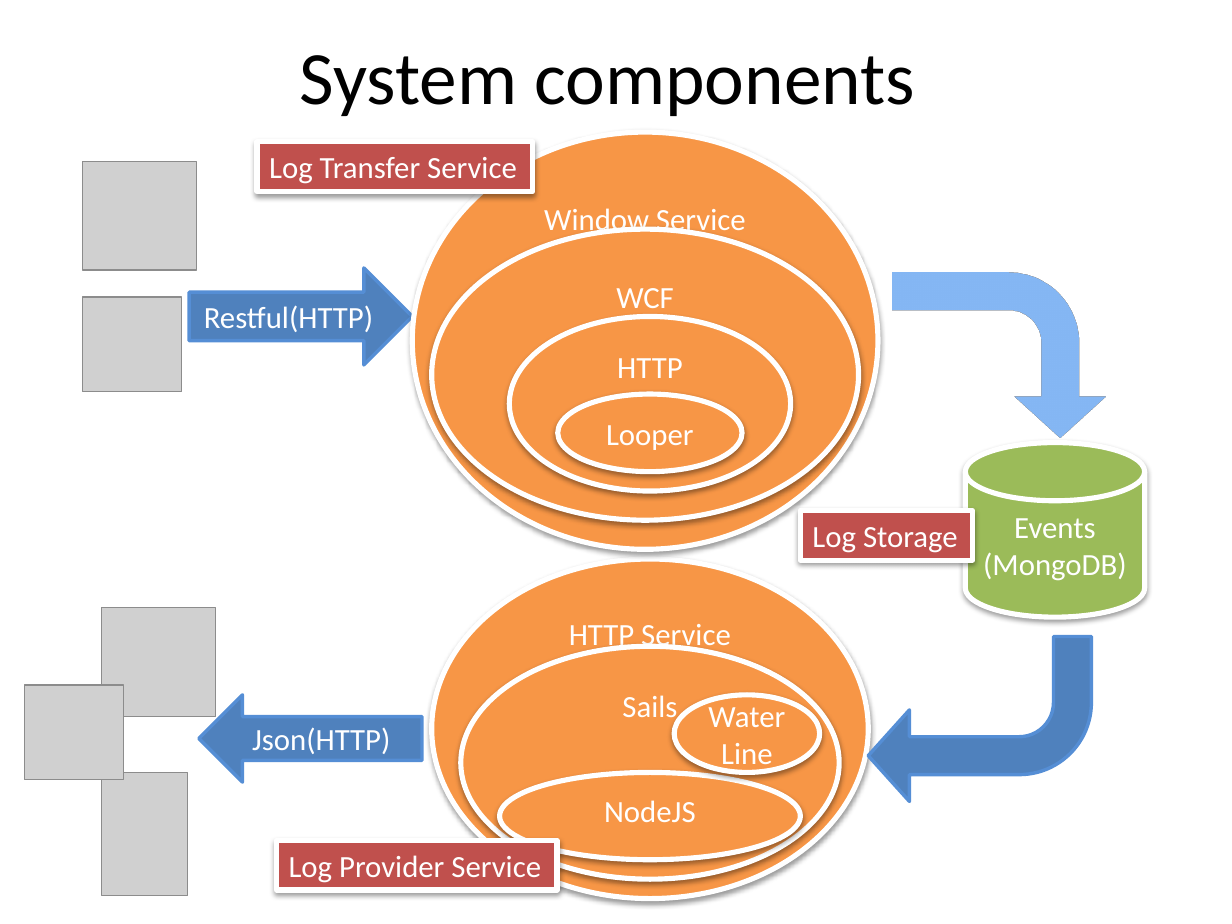
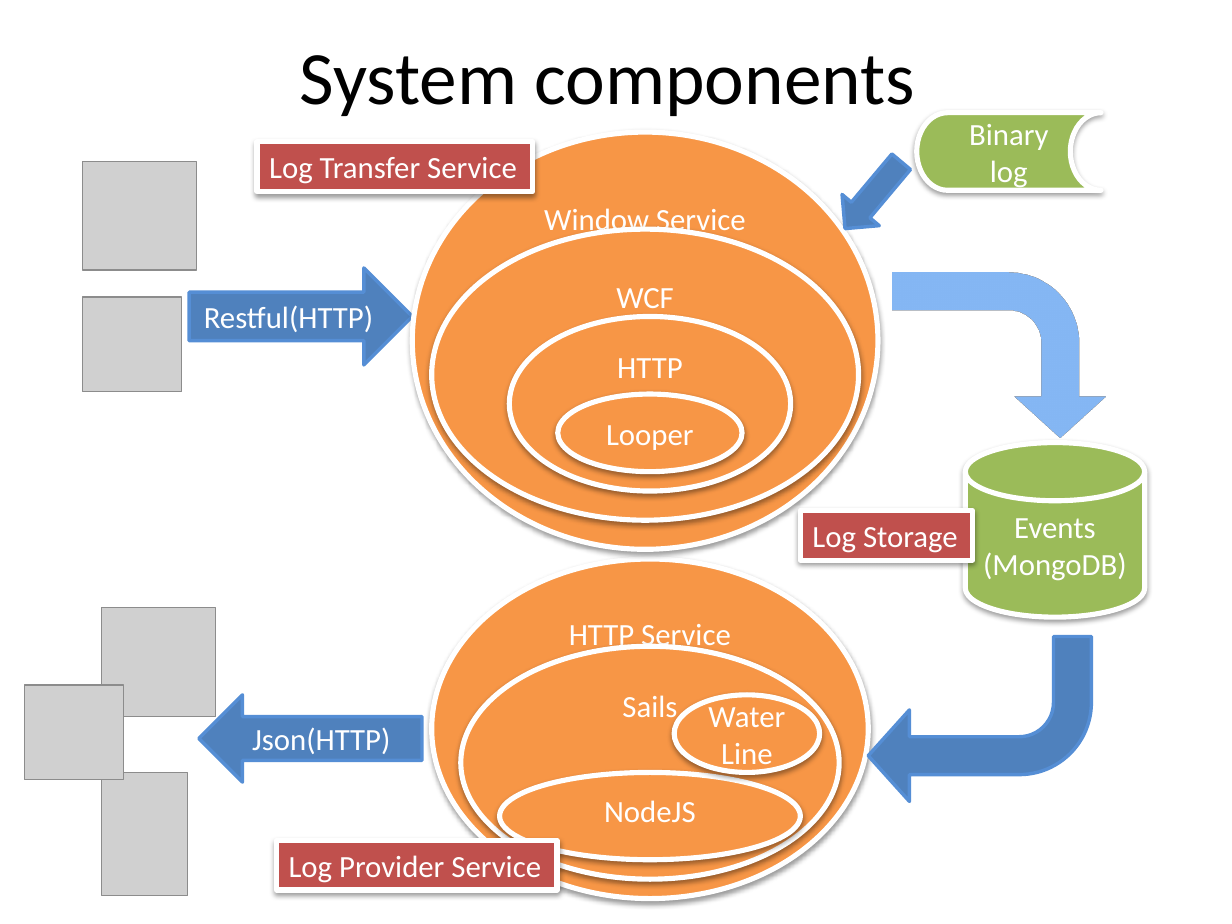
Before and after one commit to firstsoft/logger, a slide deck: slide 4 of doc/Presentation.pptx. Drawn at 1232x924 pixels with LibreOffice and Linux fonts; fonts in the diff are those of the drawing; grey boxes stand for pictures. Boxes give left, top, right and bottom in pixels: in the first picture for what was removed or moved away, otherwise in the second. Text is boxed around its words. In the diff, an @@ line names an element or a change of style, - is before the commit and + after.

```diff
--- a/doc/Presentation.pptx
+++ b/doc/Presentation.pptx
@@ flow chart online storage added at <box>917,113,1101,191</box>, fill #9BBB59, outline #FFFFFF 3 pt, 18 pt, text #FFFFFF @@
+Binary log
@@ right arrow added at <box>829,171,917,219</box>, fill #4F81BD, outline #558ED5 2 pt @@
```
